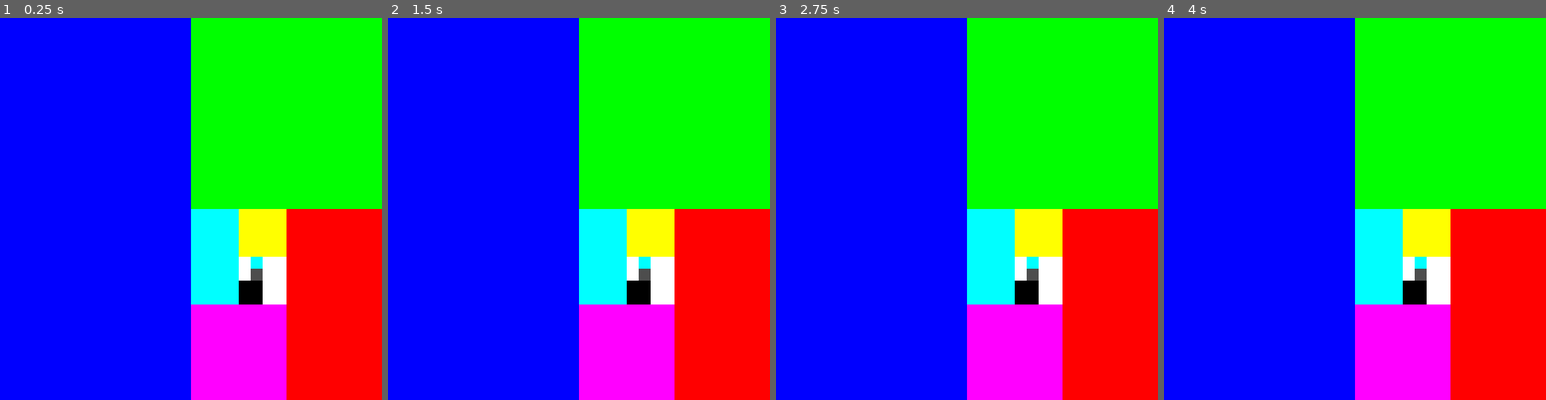
Above: before the commit, frames 1-4 (left to right).
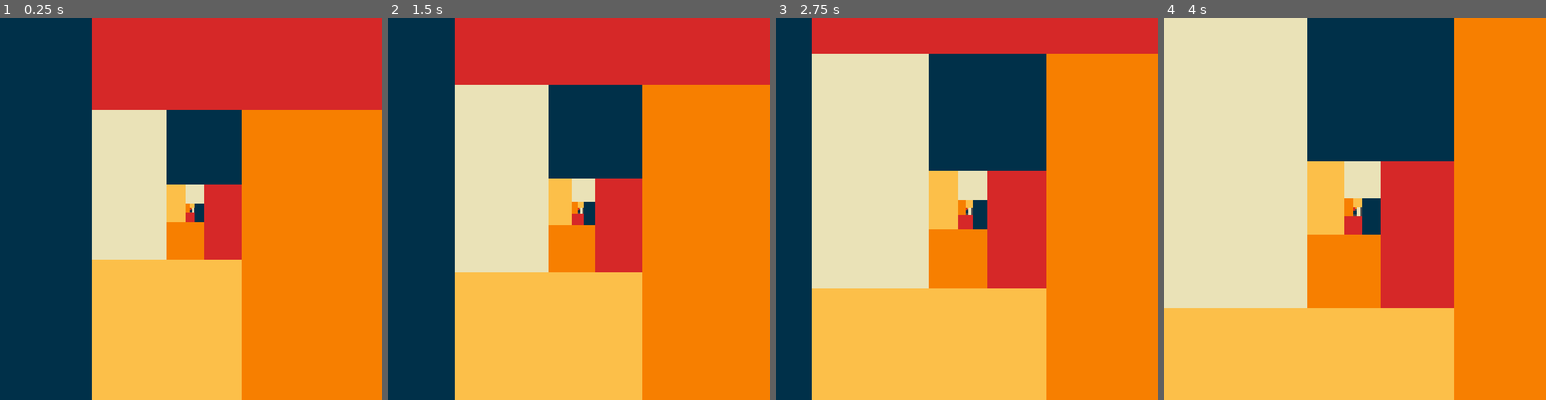
Above: after the commit, the same moments.

Repository: Qwatrum/FibonacciZoom
Game: Godot game, scene res://scenes/zoom.tscn
Same seed, same stepped clock (60 frames per second), same inputs: the game is played once before the commit and once after it.
Inputs:
- Up to frame 1 (0.25 s): no input
- Up to frame 2 (1.5 s): no input
- Up to frame 3 (2.75 s): no input
- Up to frame 4 (4 s): no input

The runs differ from the first frame. In frame 1, 100% of the frame differs, in the area x 0-100%, y 0-100%; in frame 2, 100%; in frame 3, 100%; in frame 4, 100%.

Commit message:
Adding zooming

Diff:
--- a/scenes/rect.gd
+++ b/scenes/rect.gd
@@ -4,5 +4,3 @@
 	$"ColorRect".scale.x = x_size
 	$"ColorRect".scale.y = y_size
 	$"ColorRect".color = color
-	print(x_size, y_size)
-	print(color)
--- a/scenes/rect.tscn
+++ b/scenes/rect.tscn
@@ -9,3 +9,4 @@
 offset_right = 1.0
 offset_bottom = 1.0
 scale = Vector2(320, 320)
+color = Color(0.917647, 0.886275, 0.717647, 1)
--- a/scenes/zoom.gd
+++ b/scenes/zoom.gd
@@ -2,23 +2,24 @@
 
 @onready var rect = preload("res://scenes/rect.tscn")
 
-var colors = [Color(0,0,255), Color(0,255,0), Color(255,0,0), Color(255,0,255), Color(0, 255, 255), Color(255,255,0), Color(128,128,128), Color(0,0,0), Color(255, 255, 255), Color(0,128,128), Color(128,0,128),Color(0,0,255), Color(0,255,0), Color(255,0,0), Color(255,0,255), Color(0, 255, 255), Color(255,255,0), Color(128,128,128), Color(0,0,0), Color(255, 255, 255), Color(0,128,128), Color(128,0,128)]
+var colors = [Color(0, 0.188, 0.286), Color(0.839, 0.157, 0.157), Color(0.969, 0.498, 0), Color(0.988, 0.749, 0.286), Color(0.918, 0.886, 0.718)]
 var rects = []
 var x_changes = [1,1,2,0] # 1 -> + | 2 -> - | 0 -> nothing
 var y_changes = [0,1,1,2] # 1 -> + | 2 -> - | 0 -> nothing
-
-func create_fibonacci_art():
+var c_i = 0
+var zoom_speed = 1.003
+func create_fibonacci_base():
 	var x_size = 320
 	var y_size = 640
 	var x_pos = 0
 	var y_pos = 0
 	var last_rect = true
-	for i in range(10):
+	for i in range(21):
 		if last_rect:
 			var inste_rect = rect.instantiate()
 			add_child(inste_rect)
 			rects.append(inste_rect)
-			inste_rect.create(x_size, y_size, colors[i])
+			inste_rect.create(x_size, y_size, colors[(i+c_i) % len(colors)])
 			inste_rect.position = Vector2(x_pos, y_pos)
 			y_size = x_size
 			last_rect = false
@@ -27,7 +28,7 @@
 			add_child(inste_rect_2)
 			rects.append(inste_rect_2)
 
-			inste_rect_2.create(x_size, y_size, colors[i])
+			inste_rect_2.create(x_size, y_size, colors[(i+c_i) % len(colors)])
 			inste_rect_2.position = Vector2(x_pos, y_pos)
 			x_size /= 2
 			last_rect = true
@@ -42,6 +43,22 @@
 		elif y_changes[i % len(y_changes)] == 2:
 			y_pos -= y_size
 
+	print(x_pos)
+	print(y_pos)
+func _ready():
+	create_fibonacci_base()
 
-func _ready():
-	create_fibonacci_art()
+func _process(delta):
+
+	$"Camera2D".zoom *= zoom_speed
+
+	print($"Camera2D".zoom)
+	if $"Camera2D".zoom.x >= 6:
+		$"Camera2D".zoom.x = 1.489
+		$"Camera2D".zoom.y = 1.489
+		print("ZOOMED")
+		for e in rects:
+			e.queue_free()
+		rects = []
+		c_i += 4
+		create_fibonacci_base()
--- a/scenes/zoom.tscn
+++ b/scenes/zoom.tscn
@@ -4,3 +4,7 @@
 
 [node name="Zoom" type="Node2D"]
 script = ExtResource("1_g0tn8")
+
+[node name="Camera2D" type="Camera2D" parent="."]
+position = Vector2(426, 426)
+zoom = Vector2(1.499, 1.499)
